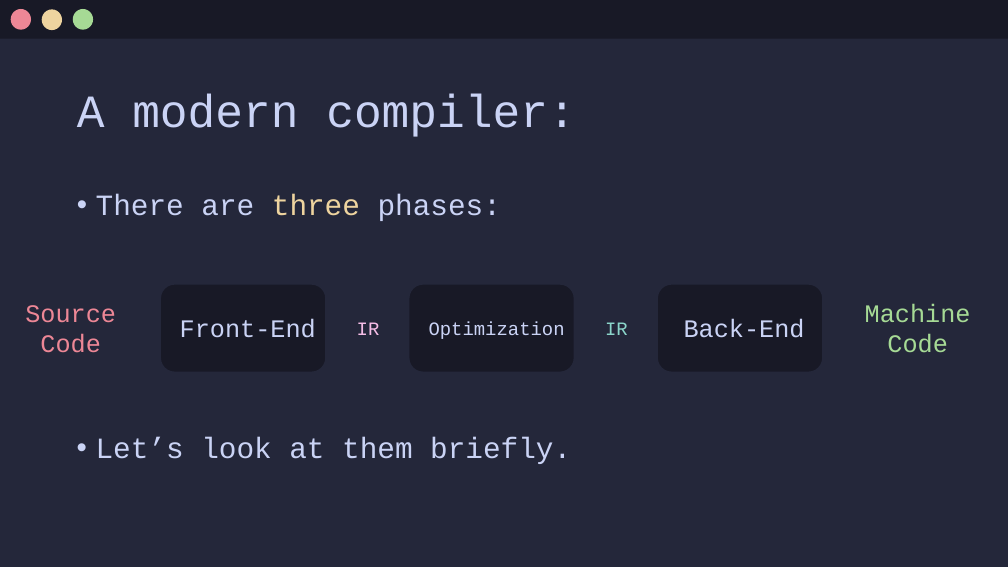
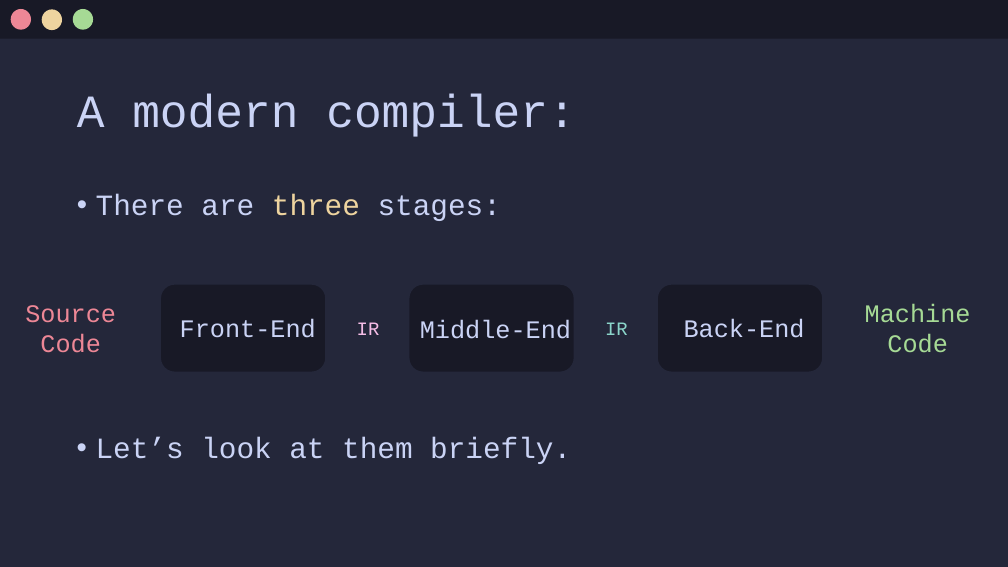
Before and after one commit to Jx-ls/custom-compiler, a slide deck: slide 6 of Compilers.odp. Drawn at 1008x567 pixels with LibreOffice and Linux fonts; fonts in the diff are those of the drawing. Boxes give left, top, right and bottom in pixels: in the first picture for what was removed or moved away, otherwise in the second. Text is boxed around its words. In the diff, an @@ line names an element or a change of style, - is before the commit and + after.

Commit message:
added a deeper look at compiler front end

```diff
--- a/Compilers.odp
+++ b/Compilers.odp
@@ text at [96, 194, 501, 221]: text changed @@
-• There are three phases:
+• There are three stages:
@@ text at [420, 320, 571, 339]: text changed; size 18 to 24 pt @@
-Optimization
+Middle-End
```
Also in this commit, not shown: 2 other slides changed, 6 slides added, 9 slides removed.
